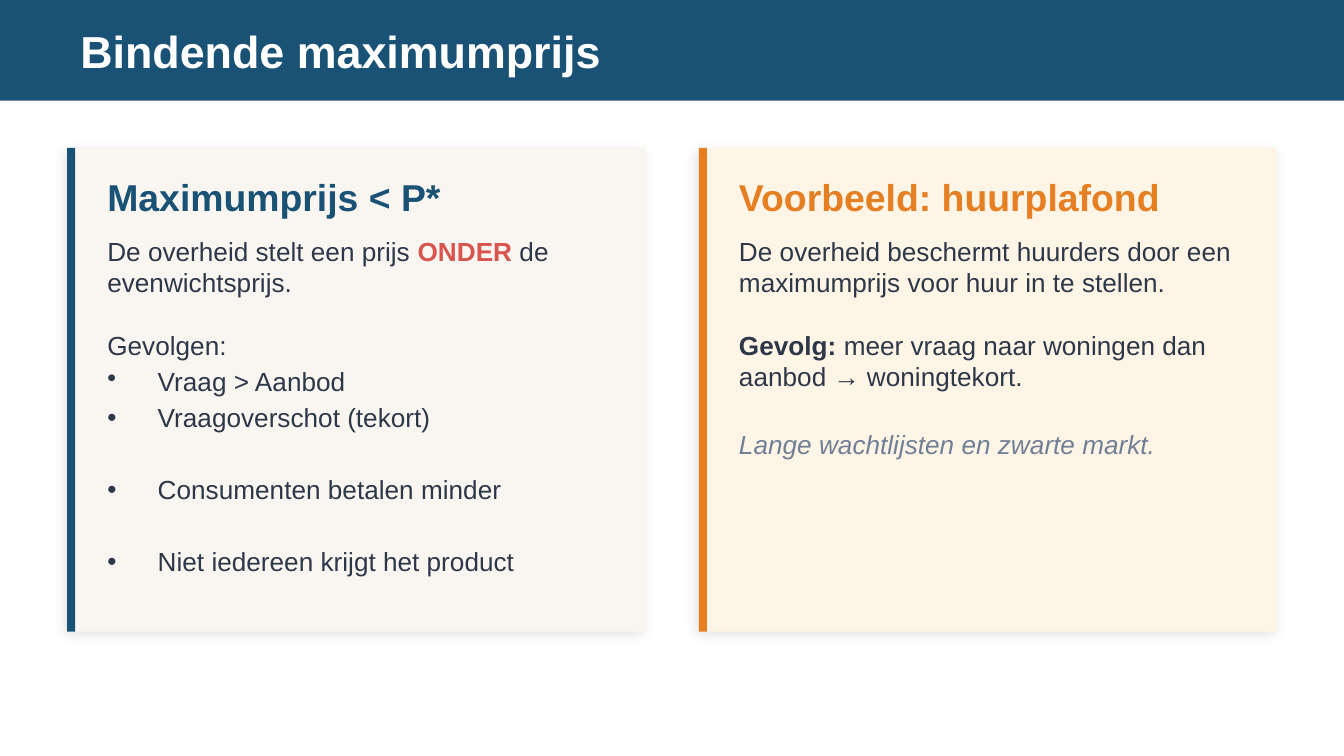
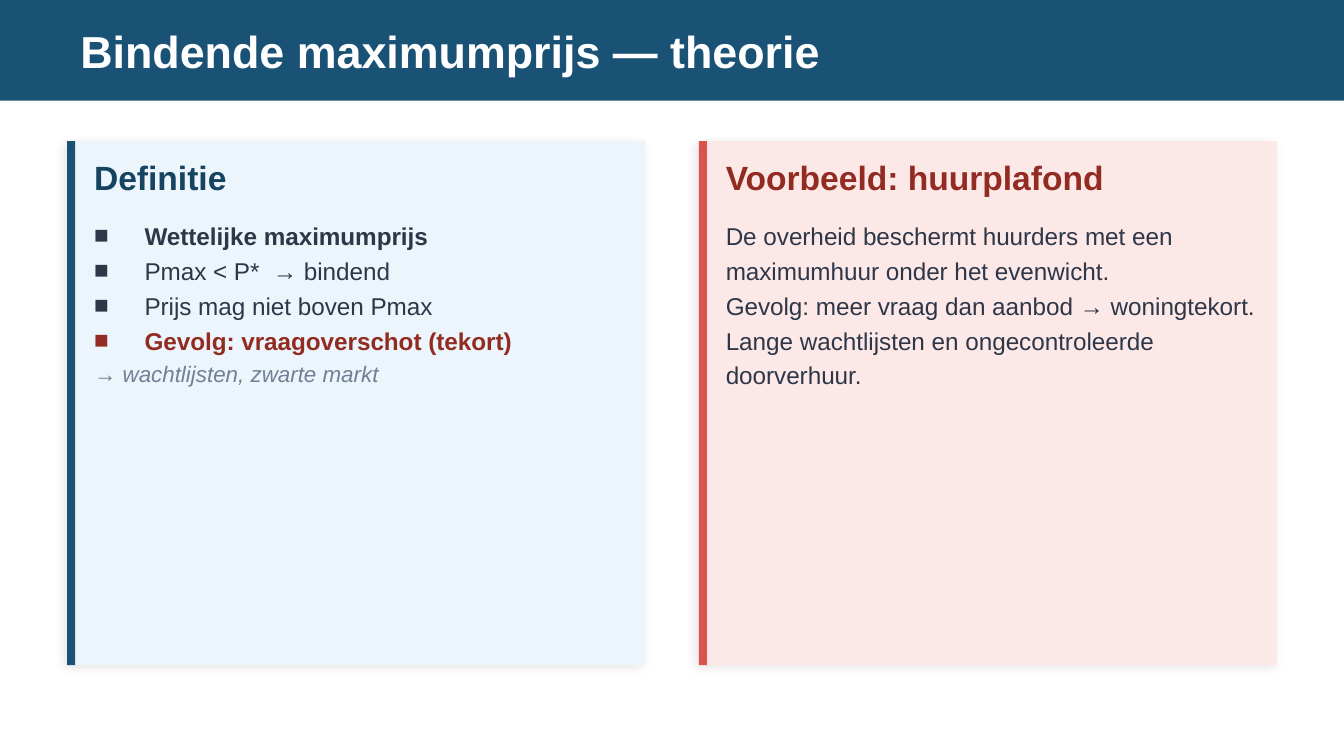
Before and after one commit to meijer1973/economie-vwo4-m3, a slide deck: slide 7 of 3.3 Hoofdstuk 3 - Overheid/3.3.2 Paragraaf 2 - Overheidsbeleid/2. Leren/3.3.2 Overheidsbeleid – presentatie.pptx (slide 5 before the commit). Drawn at 1344x756 pixels with LibreOffice and Linux fonts; fonts in the diff are those of the drawing. Boxes give left, top, right and bottom in pixels: in the first picture for what was removed or moved away, otherwise in the second. Text is boxed around its words. In the diff, an @@ line names an element or a change of style, - is before the commit and + after.

```diff
--- a/3.3 Hoofdstuk 3 - Overheid/3.3.2 Paragraaf 2 - Overheidsbeleid/2. Leren/3.3.2 Overheidsbeleid – presentatie.pptx
+++ b/3.3 Hoofdstuk 3 - Overheid/3.3.2 Paragraaf 2 - Overheidsbeleid/2. Leren/3.3.2 Overheidsbeleid – presentatie.pptx
@@ text at [80,35,819,77]: text changed @@
-Bindende maximumprijs
+Bindende maximumprijs — theorie
@@ rectangle: place and size @@
-rectangle at [67,148,75,632]
+rectangle at [67,141,75,665]
@@ rectangle: place and size @@
-rectangle at [67,148,645,632]
+rectangle at [67,141,645,665]
@@ rectangle at [67,141,645,665]: fill #F9F6F1 to #EBF5FB; proportions changed @@
@@ rectangle: place and size @@
-rectangle at [699,148,1277,632]
+rectangle at [699,141,1277,665]
@@ rectangle at [699,141,1277,665]: fill #FEF5E7 to #FDE8E8; proportions changed @@
@@ rectangle: place and size @@
-rectangle at [699,148,707,632]
+rectangle at [699,141,707,665]
@@ rectangle at [699,141,707,665]: fill #E67E22 to #D9534F @@
@@ text added at [94,165,226,191], 18 pt, text #154360, bold @@
+Definitie
@@ text "Voorbeeld: huurplafond": place and size @@
-text "Voorbeeld: huurplafond" at [739,184,1160,219]
+text "Voorbeeld: huurplafond" at [726,165,1104,196]
@@ text "Voorbeeld: huurplafond" at [726,165,1104,196]: size 20 to 18 pt, text colour #E67E22 to #922B21 @@
@@ text removed at [107,184,440,219] @@
-Maximumprijs < P*
@@ text added at [123,227,511,387], 13 pt, text #2D3748 @@
+■ Wettelijke maximumprijs
+■ Pmax < P* → bindend
+■ Prijs mag niet boven Pmax
+■ Gevolg: vraagoverschot (tekort)
+→ wachtlijsten, zwarte markt
@@ text at [726,227,1255,385]: text changed; size 14 to 13 pt @@
-De overheid beschermt huurders door een maximumprijs voor huur in te stellen.
-Gevolg: meer vraag naar woningen dan aanbod → woningtekort.
-Lange wachtlijsten en zwarte markt.
+De overheid beschermt huurders met een maximumhuur onder het evenwicht.
+Gevolg: meer vraag dan aanbod → woningtekort.
+Lange wachtlijsten en ongecontroleerde doorverhuur.
@@ text removed at [107,242,548,577] @@
-De overheid stelt een prijs ONDER de evenwichtsprijs.
-Gevolgen:
-Vraag > Aanbod
-• Vraagoverschot (tekort)
-• Consumenten betalen minder
-• Niet iedereen krijgt het product
```
Also in this commit, not shown: 4 other slides changed, 11 slides added, 4 slides removed, 7 other files.
